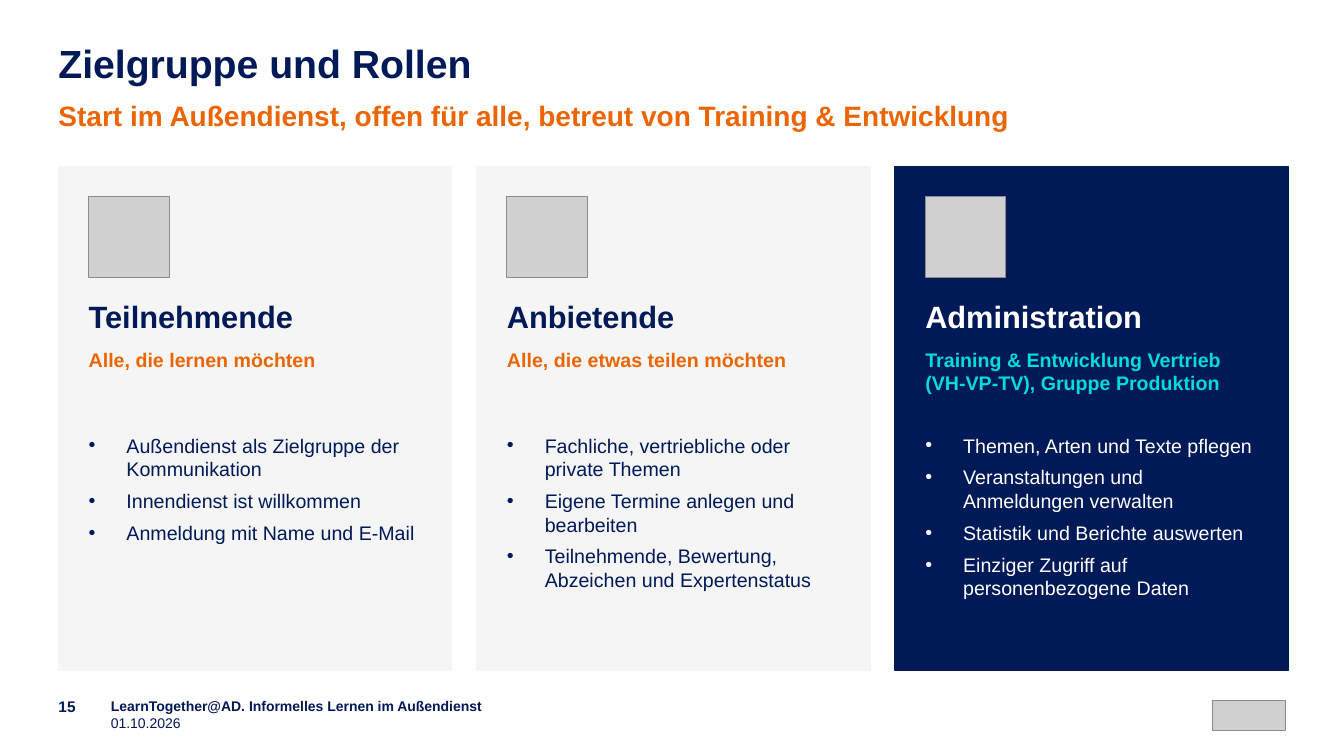
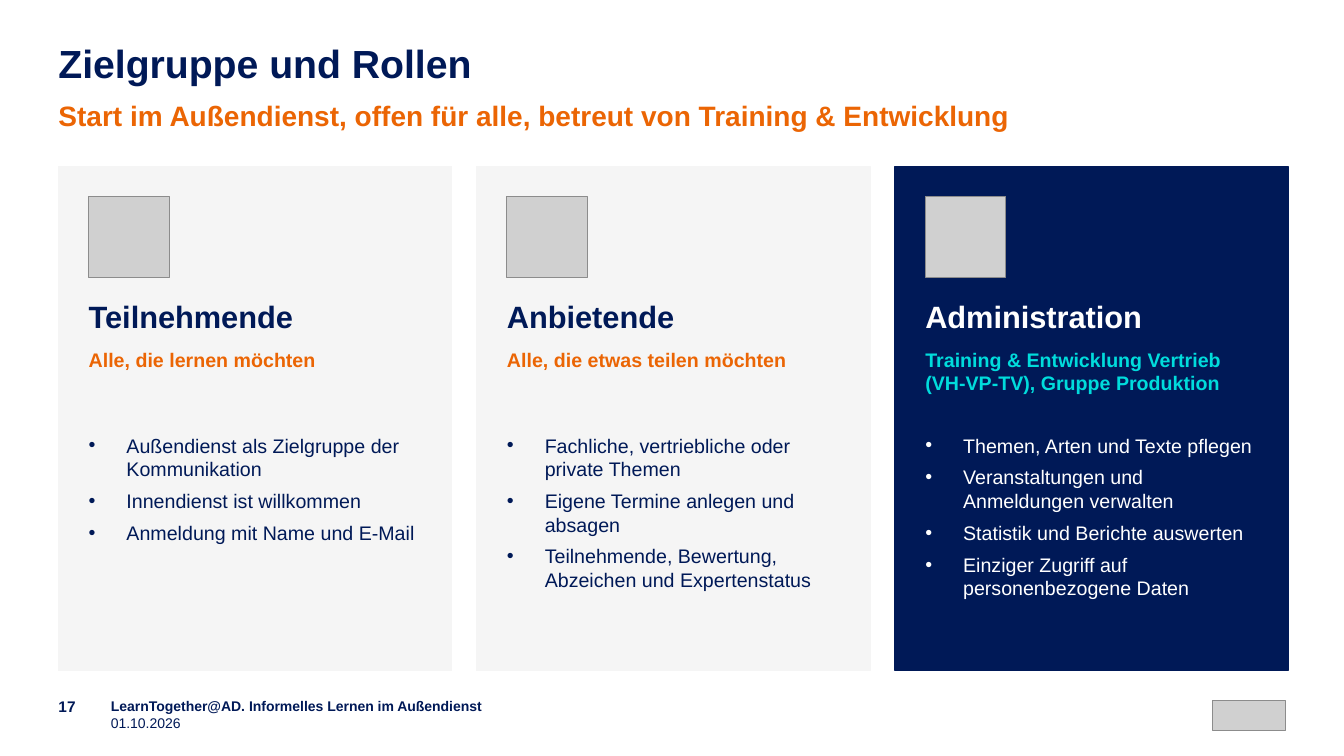
Before and after one commit to emplush/ruv_learntogether, a slide deck: slide 17 of docs/LearnTogether-AD_Praesentation.pptx (slide 15 before the commit). Drawn at 1344x756 pixels with LibreOffice and Linux fonts; fonts in the diff are those of the drawing; grey boxes stand for pictures. Boxes give left, top, right and bottom in pixels: in the first picture for what was removed or moved away, otherwise in the second. Text is boxed around its words. In the diff, an @@ line names an element or a change of style, - is before the commit and + after.

```diff
--- a/docs/LearnTogether-AD_Praesentation.pptx
+++ b/docs/LearnTogether-AD_Praesentation.pptx
@@ text at (x1=545, y1=493, x2=795, y2=536): text changed @@
-• Eigene Termine anlegen und bearbeiten
+• Eigene Termine anlegen und absagen
@@ text at (x1=58, y1=701, x2=75, y2=712): text changed @@
-15
+17
```
Also in this commit, not shown: 15 other slides changed, 2 slides added.
